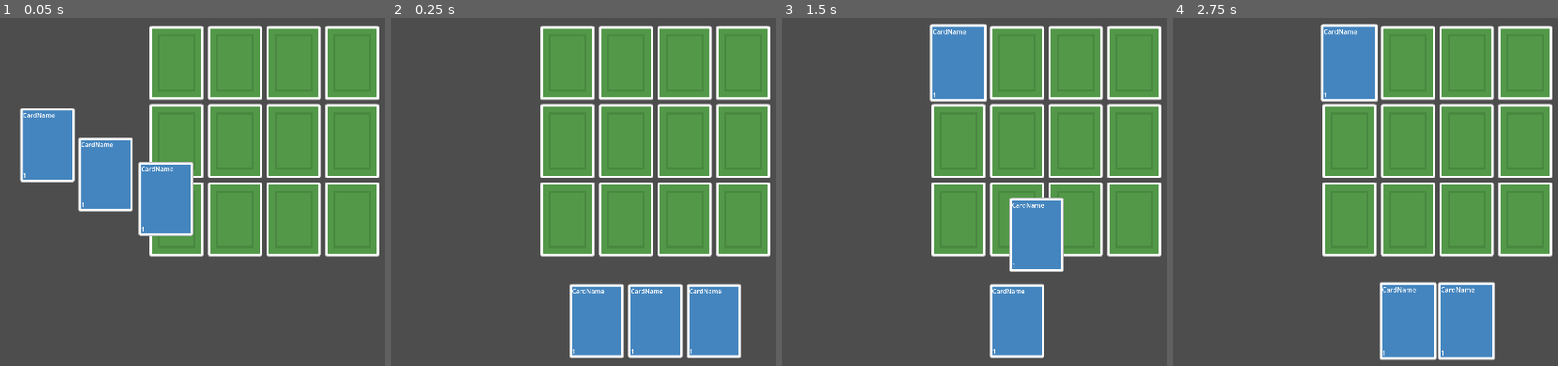
Above: before the commit, frames 1-4 (left to right).
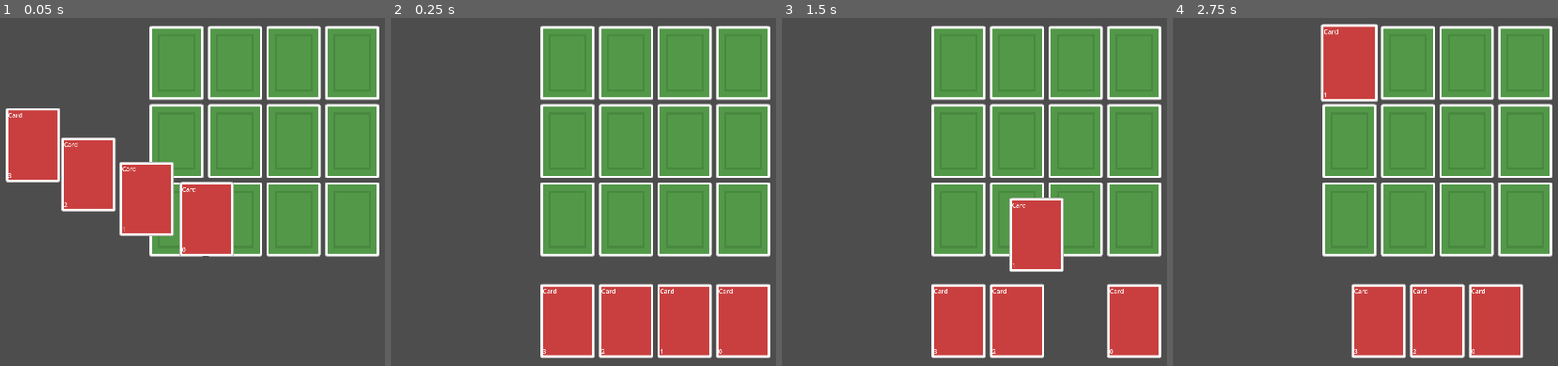
Above: after the commit, the same moments.

Repository: UncleReed/GodotDeckBuilder
Game: Godot game, scene res://Scenes/TestScene.tscn
The game is run twice, just before and just after one commit, with the same random seed, the same clock (stepped at 60 frames per second) and the same inputs.
Inputs (mouse positions are in pixels of both pictures, inside the frame that each line leads up to):
- Up to frame 1 (0.05 s): no input
- Up to frame 2 (0.25 s): no input
- Up to frame 3 (1.5 s): tap Enter at 0.5 s; drag from (1105, 320) to (959, 63) at 0.52 s; drag from (1074, 320) to (959, 63) at 1.27 s
- Up to frame 4 (2.75 s): move the mouse to (1407, 320) at 2.02 s; click (1407, 320) at 2.17 s

The runs differ from the first frame. In frame 1, 13% of the frame differs, in the area x 1-61%, y 25-69%; in frame 2, 12%; in frame 3, 14%, in the area x 38-99%, y 1-98%; in frame 4, 13%.

Commit message:
[001] Setup card BG scratch

Diff:
--- /dev/null
+++ b/Data/Card_Types.tres
@@ -0,0 +1,16 @@
+[gd_resource type="Resource" load_steps=6 format=3 uid="uid://b0o2efyahgw37"]
+
+[ext_resource type="Texture2D" uid="uid://bn17tlpfr27yp" path="res://Images/Cards/Test/fire_BG.png" id="1_8r42y"]
+[ext_resource type="Texture2D" uid="uid://cduda41040rgx" path="res://Images/Cards/Test/water_BG.png" id="2_ayell"]
+[ext_resource type="Texture2D" uid="uid://dpd3bkcak37rh" path="res://Images/Cards/Test/air_BG.png" id="3_cbqot"]
+[ext_resource type="Script" path="res://Data/card_types.gd" id="4_2w2v3"]
+[ext_resource type="Texture2D" uid="uid://dkmjriwugnbbq" path="res://Images/Cards/Test/earth_BG.png" id="4_7yjf5"]
+
+[resource]
+script = ExtResource("4_2w2v3")
+card_data = {
+"Air": ExtResource("3_cbqot"),
+"Earth": ExtResource("4_7yjf5"),
+"Fire": ExtResource("1_8r42y"),
+"Water": ExtResource("2_ayell")
+}
--- /dev/null
+++ b/Data/card_types.gd
@@ -0,0 +1,2 @@
+extends Resource
+@export var card_data: Dictionary = {}
--- a/Scenes/card.tscn
+++ b/Scenes/card.tscn
@@ -1,7 +1,7 @@
 [gd_scene load_steps=4 format=3 uid="uid://dq2x871v2iwee"]
 
 [ext_resource type="Script" path="res://Scripts/card.gd" id="1_kcs4r"]
-[ext_resource type="Texture2D" uid="uid://cduda41040rgx" path="res://Images/Cards/Test/cardBack_blue1.png" id="2_yyjwn"]
+[ext_resource type="Texture2D" uid="uid://cduda41040rgx" path="res://Images/Cards/Test/water_BG.png" id="2_yyjwn"]
 
 [sub_resource type="RectangleShape2D" id="RectangleShape2D_iffya"]
 size = Vector2(140, 190)
--- a/Scenes/hand_deck.tscn
+++ b/Scenes/hand_deck.tscn
@@ -1,7 +1,6 @@
-[gd_scene load_steps=4 format=3 uid="uid://befys7ybrbo76"]
+[gd_scene load_steps=3 format=3 uid="uid://befys7ybrbo76"]
 
 [ext_resource type="Script" path="res://Scripts/hand_deck.gd" id="1_r3j1d"]
-[ext_resource type="PackedScene" uid="uid://ijpkxvs8pte5" path="res://Scenes/card2.tscn" id="2_6gim6"]
 [ext_resource type="Script" path="res://Scripts/card_manager.gd" id="2_ceolk"]
 
 [node name="HandDeck" type="Node2D"]
@@ -28,6 +27,16 @@
 [node name="CardManager" type="Node2D" parent="CanvasLayer"]
 script = ExtResource("2_ceolk")
 
-[node name="Card" parent="CanvasLayer/CardManager" instance=ExtResource("2_6gim6")]
+[node name="Card" parent="CanvasLayer/CardManager"]
+_import_path = NodePath("")
+unique_name_in_owner = false
+process_mode = 0
+process_priority = 0
+process_physics_priority = 0
+process_thread_group = 0
+physics_interpolation_mode = 0
+auto_translate_mode = 0
+editor_description = ""
+script = null
 
 [connection signal="pressed" from="CanvasLayer/Button" to="." method="_on_button_pressed"]
--- a/Scripts/card.gd
+++ b/Scripts/card.gd
@@ -2,10 +2,11 @@
 
 @export var CardName: String = "CardName"
 @export var CardCost: int = 1
-@export var CardImage: Node2D
+@export var BG = preload("res://Images/Cards/Test/water_BG.png")
 
 @onready var CostLabel: Label = $Cost/Label
 @onready var NameLabel: Label = $CardName
+@onready var BG_Image: Sprite2D = $BG_Image
 
 signal hovered
 signal hovered_off
@@ -17,14 +18,16 @@
 	get_parent().connect_card_signals(self)
 
 
-	set_values(CardCost, CardName)
+	set_values(CardCost, CardName, BG)
 	#visible = false
 
-func  set_values(_cost: int, _name: String):
+func  set_values(_cost: int, _name: String, _BG):
 	CardName = _name
 	CardCost = _cost
+	BG = _BG
 	CostLabel.set_text(str(_cost))
 	NameLabel.set_text(_name)
+	BG_Image.texture = _BG
 # Called every frame. 'delta' is the elapsed time since the previous frame.
 func _process(delta: float) -> void:
 	pass
--- a/Scripts/hand.gd
+++ b/Scripts/hand.gd
@@ -1,5 +1,5 @@
 extends Node2D
-const HAND_COUNT = 3
+const HAND_COUNT = 4
 const CARD_SCENE_PATH = "res://Scenes/card.tscn"
 const CARD_WIDTH = 150
 const HAND_POS_Y = 900
@@ -16,6 +16,7 @@
 		var new_card = card_scene.instantiate()
 		$"../CardManager".add_child(new_card)
 		new_card.name = "Card"
+		new_card.set_values(i, "Card", preload("res://Images/Cards/Test/fire_BG.png"))
 		add_card_to_hand(new_card)
 
 func add_card_to_hand(card):
Binary file added: Images/Cards/Test/air_BG.png
Not shown, added: Images/Cards/Test/air_BG.png.import
Binary file added: Images/Cards/Test/earth_BG.png
Not shown, added: Images/Cards/Test/earth_BG.png.import
Binary file added: Images/Cards/Test/fire_BG.png
Not shown, added: Images/Cards/Test/fire_BG.png.import
Renamed: Images/Cards/Test/cardBack_blue1.png -> Images/Cards/Test/water_BG.png
Not shown, changed: Images/Cards/Test/water_BG.png.import
